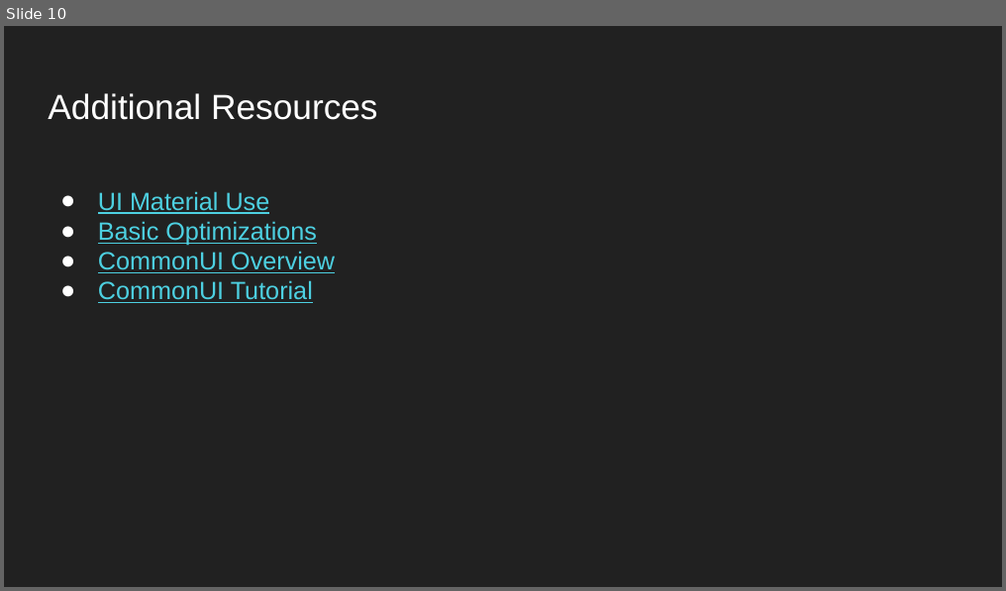
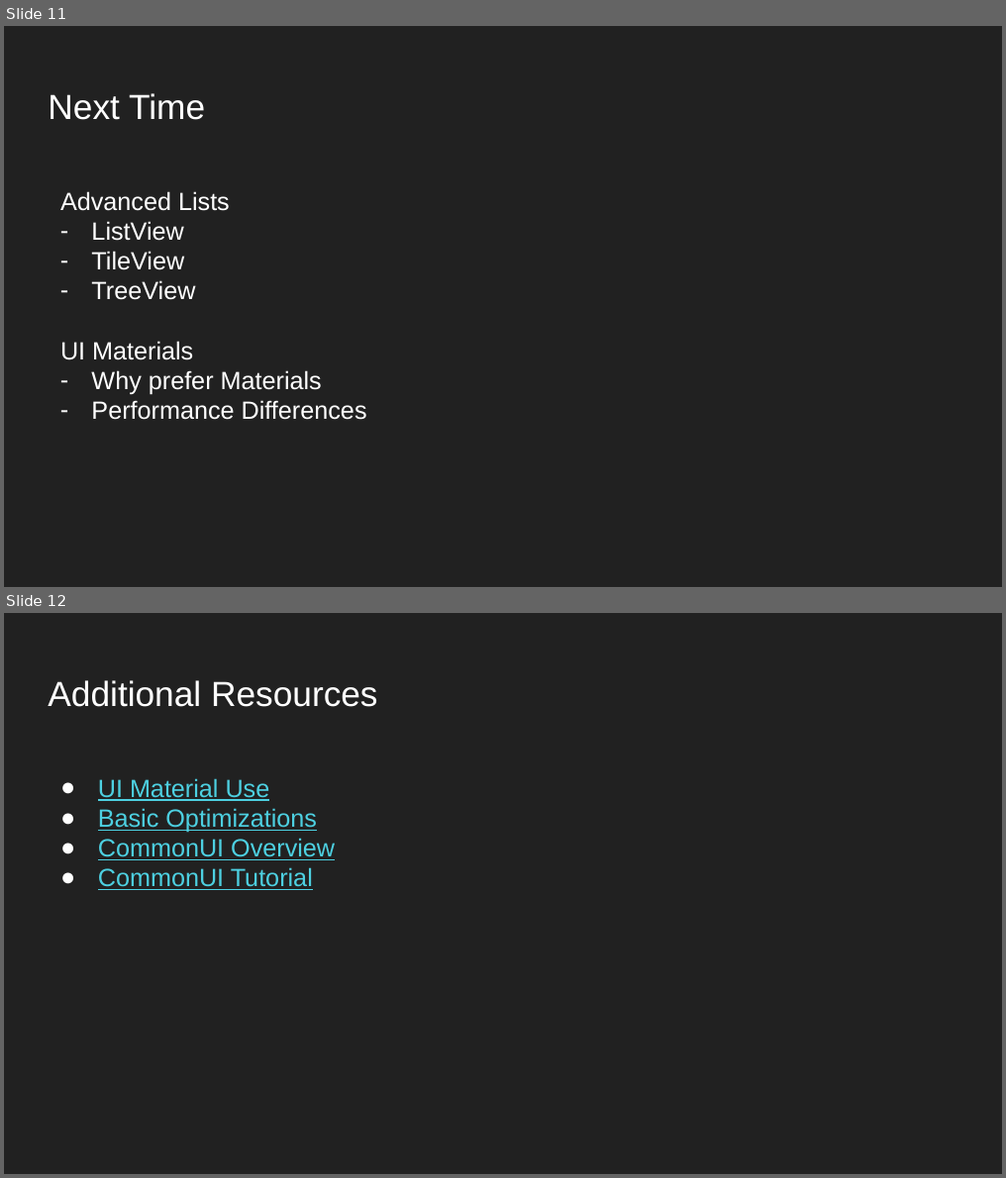
Before and after one commit to WotanCZ/MFF_UE_Lecture, a slide deck: UI/Unreal Engine Lecture - UI.pptx. Shown one above the other, each under a label of ours: slide 10 before the commit, slides 11 and 12 after it. The pictures are 1006x591 and 1006x1178 pixels, drawn with LibreOffice and Linux fonts; fonts in the diff are those of the drawing; background and template pictures are left out. Boxes give left, top, right and bottom in pixels: in the first picture for what was removed or moved away, otherwise in the second. Text is boxed around its words. In the diff, an @@ line names an element or a change of style, - is before the commit and + after.

```diff
--- a/UI/Unreal Engine Lecture - UI.pptx
+++ b/UI/Unreal Engine Lecture - UI.pptx
@@ slide 11 added at (x1=4, y1=26, x2=1002, y2=587), background picture (left out) @@
@@ title added at (x1=48, y1=93, x2=205, y2=120), 25.2 pt, text #FFFFFF @@
+Next Time
@@ text added at (x1=60, y1=191, x2=367, y2=420), 18 pt, text #FFFFFF @@
+Advanced Lists
+– ListView
+– TileView
+– TreeView
+UI Materials
+– Why prefer Materials
+– Performance Differences
@@ what was slide 10 is now slide 12 @@
```
Also in this commit, not shown: 7 slides changed, 3 other slides added, 2 slides removed, 2 other files.
